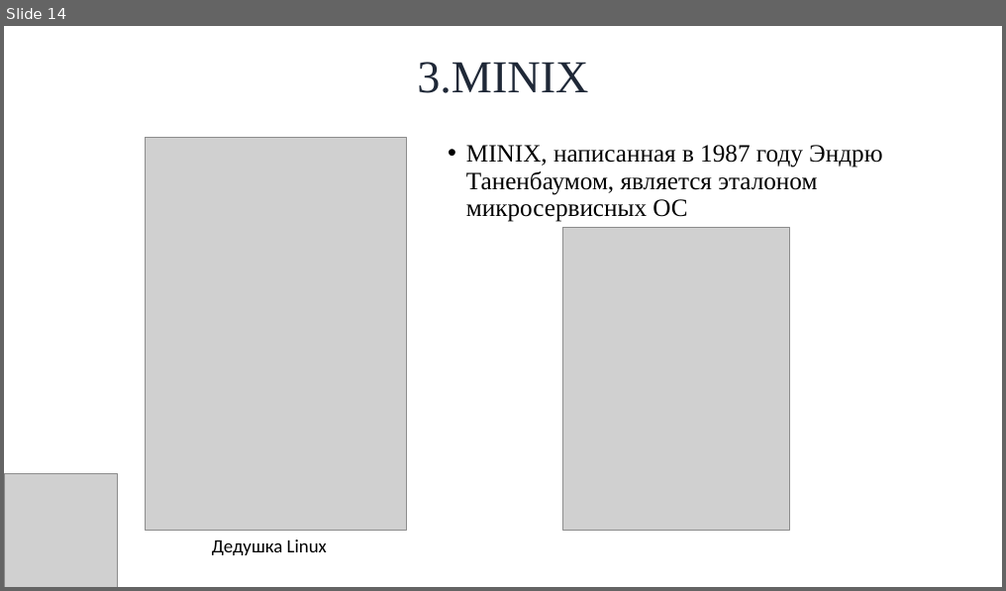
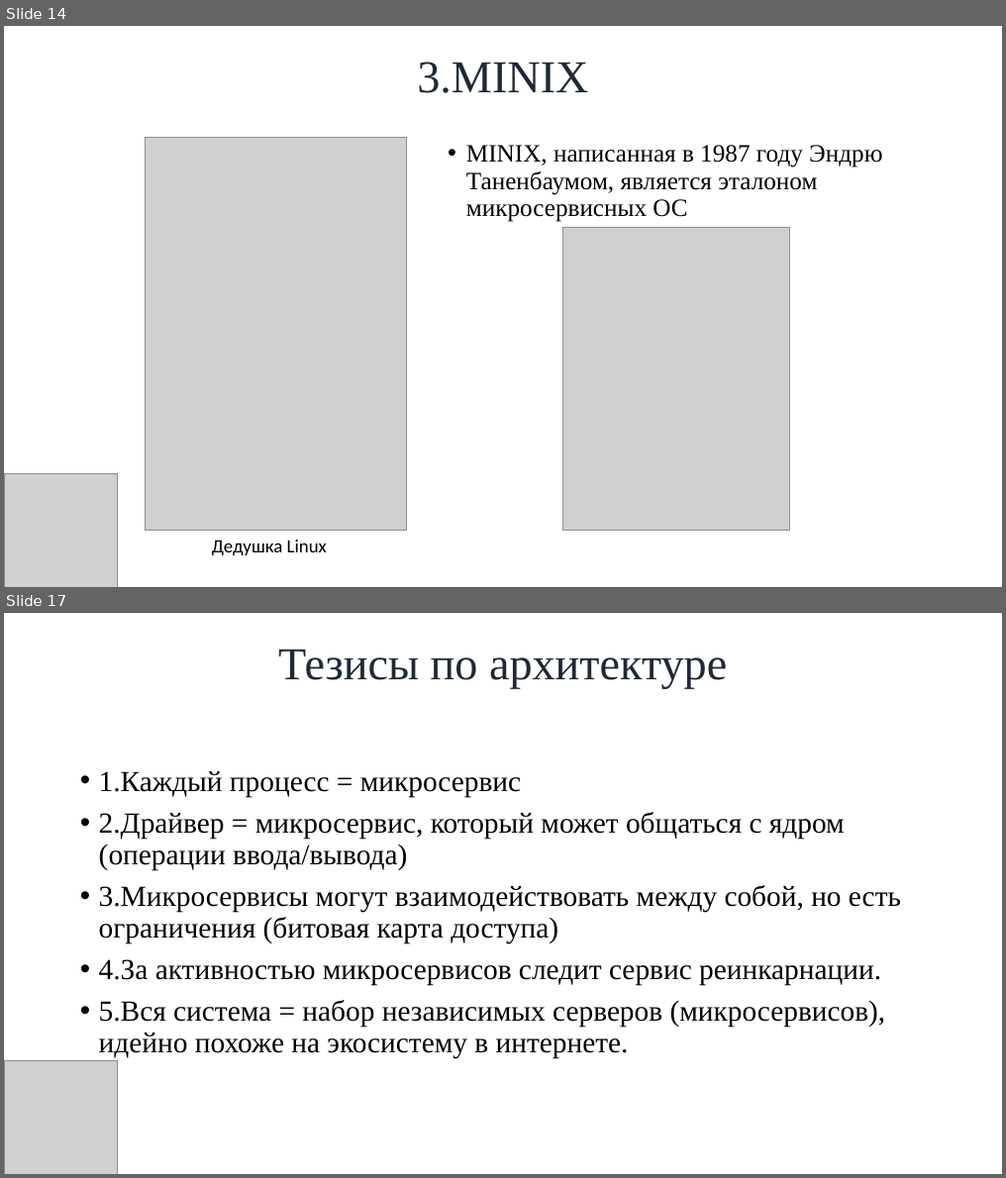
Before and after one commit to SkibaSAY/Cursovay4_MicroServicesOS, a slide deck: Путь в науку 2024/Микросервисная архитектура в ОС.pptx. Shown one above the other, each under a label of ours: slide 14 before the commit, slides 14 and 17 after it; the slides between them are not shown. The pictures are 1006x591 and 1006x1178 pixels, drawn with LibreOffice and Linux fonts; fonts in the diff are those of the drawing; grey boxes stand for pictures; background and template pictures are left out. Boxes give left, top, right and bottom in pixels: in the first picture for what was removed or moved away, otherwise in the second. Text is boxed around its words. In the diff, an @@ line names an element or a change of style, - is before the commit and + after.

```diff
--- a/Путь в науку 2024/Микросервисная архитектура в ОС.pptx
+++ b/Путь в науку 2024/Микросервисная архитектура в ОС.pptx
@@ slide 17 added at (4,613,1002,1174), background picture (left out) @@
@@ title added at (278,649,727,689), 44 pt, text gradient #1F2837 to #930416 @@
+Тезисы по архитектуре
@@ text added at (99,771,901,1059), 28 pt, text #000000 @@
+• 1.Каждый процесс = микросервис
+• 2.Драйвер = микросервис, который может общаться с ядром (операции ввода/вывода)
+• 3.Микросервисы могут взаимодействовать между собой, но есть ограничения (битовая карта доступа)
+• 4.За активностью микросервисов следит сервис реинкарнации.
+• 5.Вся система = набор независимых серверов (микросервисов), идейно похоже на экосистему в интернете.
@@ picture added at (4,1061,117,1174) @@
```
Also in this commit, not shown: 3 slides changed, 11 other slides added, 2 other files.
